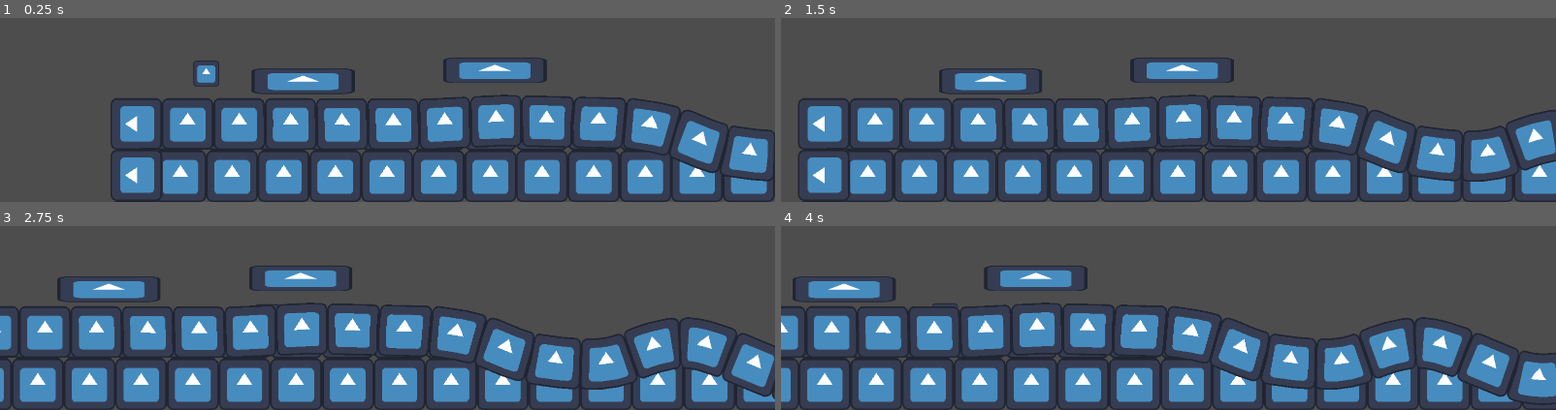
Above: before the commit, frames 1-4 (two rows, left to right).
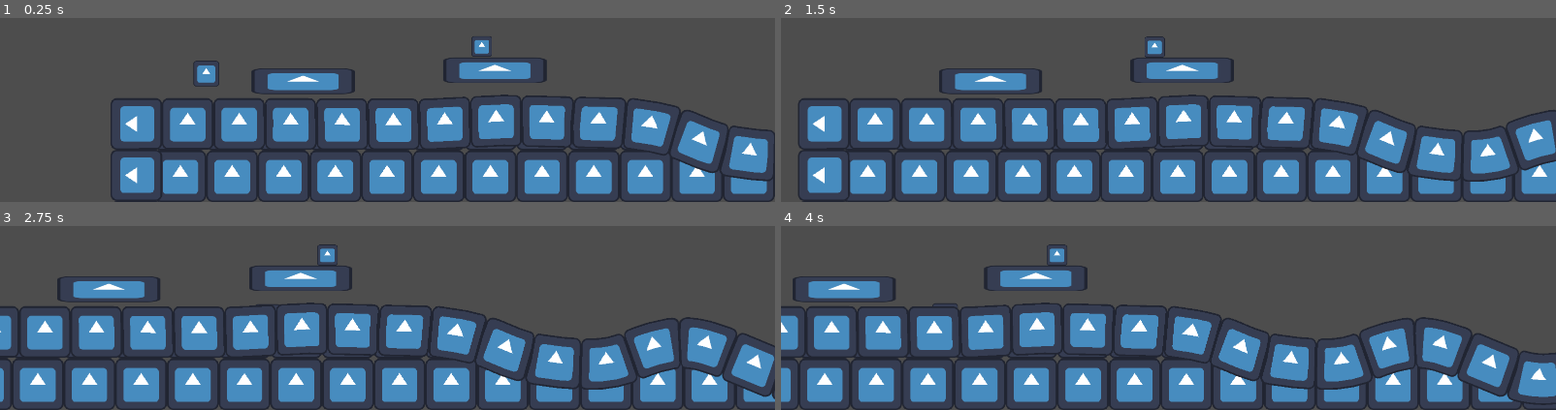
Above: after the commit, the same moments.

Repository: charliegregg/TriJamTTT
Game: Godot game, scene res://levels/level1.tscn
Same seed, same stepped clock (60 frames per second), same inputs: the game is played once before the commit and once after it. The engine's default icon, where the game draws it, is replaced by a stand-in: a white triangle on a blue panel in a dark square.
Inputs (mouse positions are in pixels of both pictures, inside the frame that each line leads up to):
- Up to frame 1 (0.25 s): no input
- Up to frame 2 (1.5 s): tap Enter at 0.5 s; move the mouse to (outside the picture) at 0.52 s; hold D (move_right) 0.53-1.25 s; hold Alt 0.53-1.25 s; click (outside the picture) at 0.67 s; tap Space (move_jump) at 0.77 s; drag from (outside the picture) to (1129, 71) at 1.27 s
- Up to frame 3 (2.75 s): move the mouse to (outside the picture) at 2.02 s; hold D (move_right) from 2.03 s (still down); hold Ctrl from 2.03 s (still down)
- Up to frame 4 (4 s): release D (move_right) at 2.75 s; release Ctrl at 2.75 s; drag from (1129, 279) to (outside the picture) at 2.77 s; move the mouse to (1401, 257) at 3.52 s; hold A (move_left) from 3.53 s (still down); hold Alt from 3.53 s (still down); tap Space (move_jump) at 3.77 s

The runs differ from the first frame. In frame 1, 0.2% of the frame differs, in the area x 60-64%, y 10-22%; in frame 2, 0.2%; in frame 3, 0.2%, in the area x 40-44%, y 10-22%; in frame 4, 0.2%.

Commit message:
enemy moving

Diff:
--- a/levels/level1.tscn
+++ b/levels/level1.tscn
@@ -8,6 +8,7 @@
 [ext_resource type="PackedScene" uid="uid://caw6cp4vbqnkq" path="res://scenes/flag.tscn" id="6_dmcm7"]
 [ext_resource type="PackedScene" uid="uid://b73fscpj3o4hg" path="res://scenes/main.tscn" id="7_4fk38"]
 [ext_resource type="PackedScene" uid="uid://f7564uveotpy" path="res://scenes/platform.tscn" id="8_ojom1"]
+[ext_resource type="PackedScene" uid="uid://d1f31r6p2o64i" path="res://scenes/enemy.tscn" id="9_xpeco"]
 
 [node name="level1" type="Node2D"]
 
@@ -43,3 +44,6 @@
 
 [node name="Platform2" parent="." instance=ExtResource("8_ojom1")]
 position = Vector2(715, 57)
+
+[node name="enemy" parent="." instance=ExtResource("9_xpeco")]
+position = Vector2(707, -35)
--- /dev/null
+++ b/scenes/enemy.tscn
@@ -0,0 +1,49 @@
+[gd_scene load_steps=5 format=3 uid="uid://d1f31r6p2o64i"]
+
+[ext_resource type="Script" path="res://scripts/enemy.gd" id="1_0j4s5"]
+[ext_resource type="Texture2D" uid="uid://cl1tidara4oel" path="res://icon.svg" id="1_sd5mt"]
+
+[sub_resource type="RectangleShape2D" id="RectangleShape2D_hunns"]
+size = Vector2(128, 128)
+
+[sub_resource type="RectangleShape2D" id="RectangleShape2D_tqpe5"]
+
+[node name="enemy" type="CharacterBody2D"]
+scale = Vector2(0.4, 0.4)
+floor_max_angle = 0.523599
+script = ExtResource("1_0j4s5")
+
+[node name="CollisionShape2D" type="CollisionShape2D" parent="."]
+shape = SubResource("RectangleShape2D_hunns")
+
+[node name="Sprite2D" type="Sprite2D" parent="."]
+texture = ExtResource("1_sd5mt")
+
+[node name="VisibleOnScreenNotifier2D" type="VisibleOnScreenNotifier2D" parent="."]
+rect = Rect2(-64, -64, 128, 128)
+
+[node name="LeftArea" type="Area2D" parent="."]
+position = Vector2(-80, 0)
+
+[node name="CollisionShape2D" type="CollisionShape2D" parent="LeftArea"]
+shape = SubResource("RectangleShape2D_tqpe5")
+
+[node name="LeftArea2" type="Area2D" parent="."]
+position = Vector2(-80, 64)
+
+[node name="CollisionShape2D" type="CollisionShape2D" parent="LeftArea2"]
+shape = SubResource("RectangleShape2D_tqpe5")
+
+[node name="RightArea" type="Area2D" parent="."]
+position = Vector2(80, 0)
+
+[node name="CollisionShape2D" type="CollisionShape2D" parent="RightArea"]
+shape = SubResource("RectangleShape2D_tqpe5")
+
+[node name="RightArea2" type="Area2D" parent="."]
+position = Vector2(80, 64)
+
+[node name="CollisionShape2D" type="CollisionShape2D" parent="RightArea2"]
+shape = SubResource("RectangleShape2D_tqpe5")
+
+[connection signal="screen_exited" from="VisibleOnScreenNotifier2D" to="." method="_on_visible_on_screen_notifier_2d_screen_exited"]
--- /dev/null
+++ b/scripts/enemy.gd
@@ -0,0 +1,47 @@
+extends CharacterBody2D
+
+@export var GRAVITY = 980
+
+@export var speed = 4500
+@export var friction = 15
+
+var inp
+var alive = true
+
+func _ready():
+	inp = (randi() % 2)*2 - 1
+
+func _physics_process(delta):
+	if not alive:
+		return
+	velocity.y += GRAVITY * delta
+	velocity.x += inp * speed * delta / 2
+	move_and_slide()
+	velocity.x += inp * speed * delta / 2
+	velocity.x *= exp(-friction * delta)
+
+	if position.y > 2000:
+		die()
+
+	if $LeftArea.has_overlapping_bodies():
+		inp = 1
+	if $RightArea.has_overlapping_bodies():
+		inp = -1
+	if not $LeftArea2.has_overlapping_bodies():
+		inp = 1
+	if not $RightArea2.has_overlapping_bodies():
+		inp = -1
+
+func die():
+	hide()
+	$CollisionShape2D.disabled = true
+	alive = false
+	velocity = Vector2.ZERO
+
+func revive():
+	show()
+	$CollisionShape2D.disabled = false
+	alive = true
+
+func _on_visible_on_screen_notifier_2d_screen_exited():
+	revive()
Not shown: 1 places in levels/level1.tscn that only renumber resources
